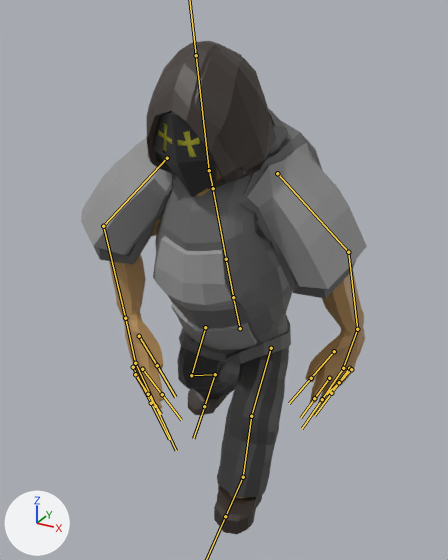
A saved change to the FBX model Grave Robber/Assets/GraveyardAssets/Sofian assetit/Vartija_animaatio.fbx.
Before and after are seen from a 50 mm lens placed at (2.58, -5.15, 4.55), pointed at (0.09, -0.62, 2.29). The lights are fixed; the arrows at lower left show +X, +Y and +Z. Both versions are drawn at frame 1 of the action 'Armature|Walking'; the numbers are the values there. The bones that bend it are drawn over the model as lines.

The first picture shows 'Armori', 'Huppu', 'Kroppa', 'Maski', 'Pöksyt'.
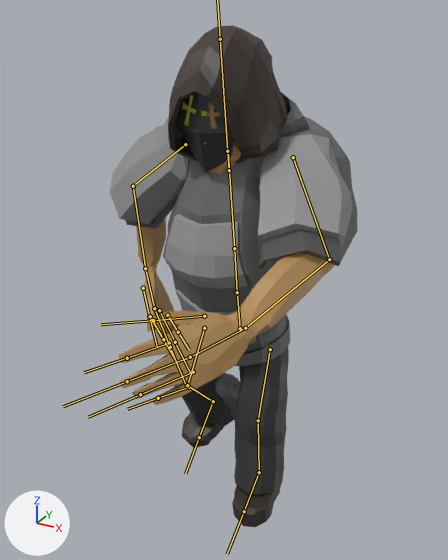
The edits, one by one:
Bone 'Root' (bone_root) turns from (22, 1, -5) to (12, 1, -5) degrees about its own x, y and z.
Bone 'Olkapää_oikea' (bone_olkapää_oikea) turns from (-15, 17, -47) to (51, 40, -14) degrees about its own x, y and z.
Bone 'Käsivarsi_oikea' (bone_käsivarsi_oikea) turns from (-13, 9, -33) to (39, -15, -15) degrees about its own x, y and z.
Bone 'Ranne_oikea' (bone_ranne_oikea) turns from (25, -1, -19) to (11, -30, -19) degrees about its own x, y and z.
Bone 'Pää' (bone_pää) turns from (0, -1, -1) to (10, -1, -2) degrees about its own x, y and z.
Bone 'Olkapää_vasen' (bone_olkapää_vasen) turns from (13, -25, -50) to (27, -45, -35) degrees about its own x, y and z.
Bone 'Käsivarsi_vasen' (bone_käsivarsi_vasen) turns from (-54, -7, 9) to (-51, -11, 23) degrees about its own x, y and z.
Bone 'Ranne_vasen' (bone_ranne_vasen) turns from (-23, 18, -4) to (-59, 53, -49) degrees about its own x, y and z.
Bone 'Reisi_oikea' (bone_reisi_oikea) turns from (2, 4, -57) to (1, 4, -31) degrees about its own x, y and z.
Bone 'Pohje_oikea' (bone_pohje_oikea) turns from (-1, -4, 10) to (3, -3, 7) degrees about its own x, y and z.
Bone 'Jalka_oikea' (bone_jalka_oikea) turns from (4, -1, 22) to (3, 5, 11) degrees about its own x, y and z.
Bone 'Reisi_vasen' (bone_reisi_vasen) turns from (-4, -1, -5) to (1, 2, -9) degrees about its own x, y and z.
Bone 'Pohje_vasen' (bone_pohje_vasen) turns from (6, 1, 32) to (8, 2, 29) degrees about its own x, y and z.

Location of each change, [x1, y1, x2, y2] in pixels of the pictures (448 x 560 px):
'Armori', posed (13% narrower, 8% taller)
    before: [81, 108, 367, 364]
    after: [110, 91, 358, 367]
'Kroppa', posed
    before: [109, 169, 365, 534]
    after: [118, 103, 334, 527]
'Huppu', posed (8% narrower, 6% shorter)
    before: [146, 41, 276, 189]
    after: [168, 25, 287, 164]
'Pöksyt', posed
    before: [177, 334, 289, 498]
    after: [174, 335, 289, 495]
'Maski', posed
    before: [154, 112, 217, 197]
    after: [176, 93, 234, 172]
bone 'Root', root to tip
    before: (240, 328) to (234, 300)
    after: (240, 328) to (237, 296)
bone 'Olkapää_oikea', root to tip
    before: (277, 173) to (348, 252)
    after: (293, 157) to (329, 259)
bone 'Käsivarsi_oikea', root to tip
    before: (348, 252) to (357, 329)
    after: (329, 259) to (245, 328)
bone 'Ranne_oikea', root to tip
    before: (357, 329) to (342, 370)
    after: (245, 328) to (186, 359)
bone 'Pää', root to tip
    before: (209, 170) to (196, 55)
    after: (227, 151) to (220, 39)
bone 'Olkapää_vasen', root to tip
    before: (167, 158) to (103, 226)
    after: (185, 144) to (133, 186)
bone 'Käsivarsi_vasen', root to tip
    before: (103, 226) to (125, 318)
    after: (133, 186) to (145, 268)
bone 'Ranne_vasen', root to tip
    before: (125, 318) to (136, 365)
    after: (145, 268) to (155, 310)
bone 'Reisi_oikea', root to tip
    before: (271, 348) to (251, 416)
    after: (270, 349) to (258, 420)
bone 'Pohje_oikea', root to tip
    before: (251, 416) to (243, 477)
    after: (258, 420) to (259, 472)
bone 'Jalka_oikea', root to tip
    before: (243, 477) to (225, 516)
    after: (259, 472) to (244, 511)
bone 'Reisi_vasen', root to tip
    before: (205, 327) to (191, 375)
    after: (204, 328) to (187, 385)
bone 'Pohje_vasen', root to tip
    before: (191, 375) to (215, 374)
    after: (187, 385) to (213, 401)
